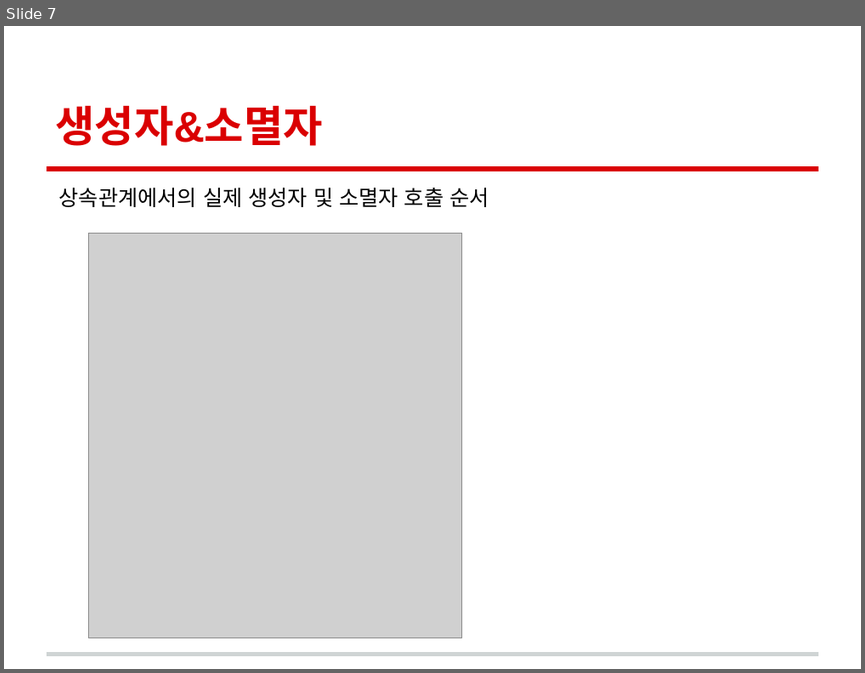
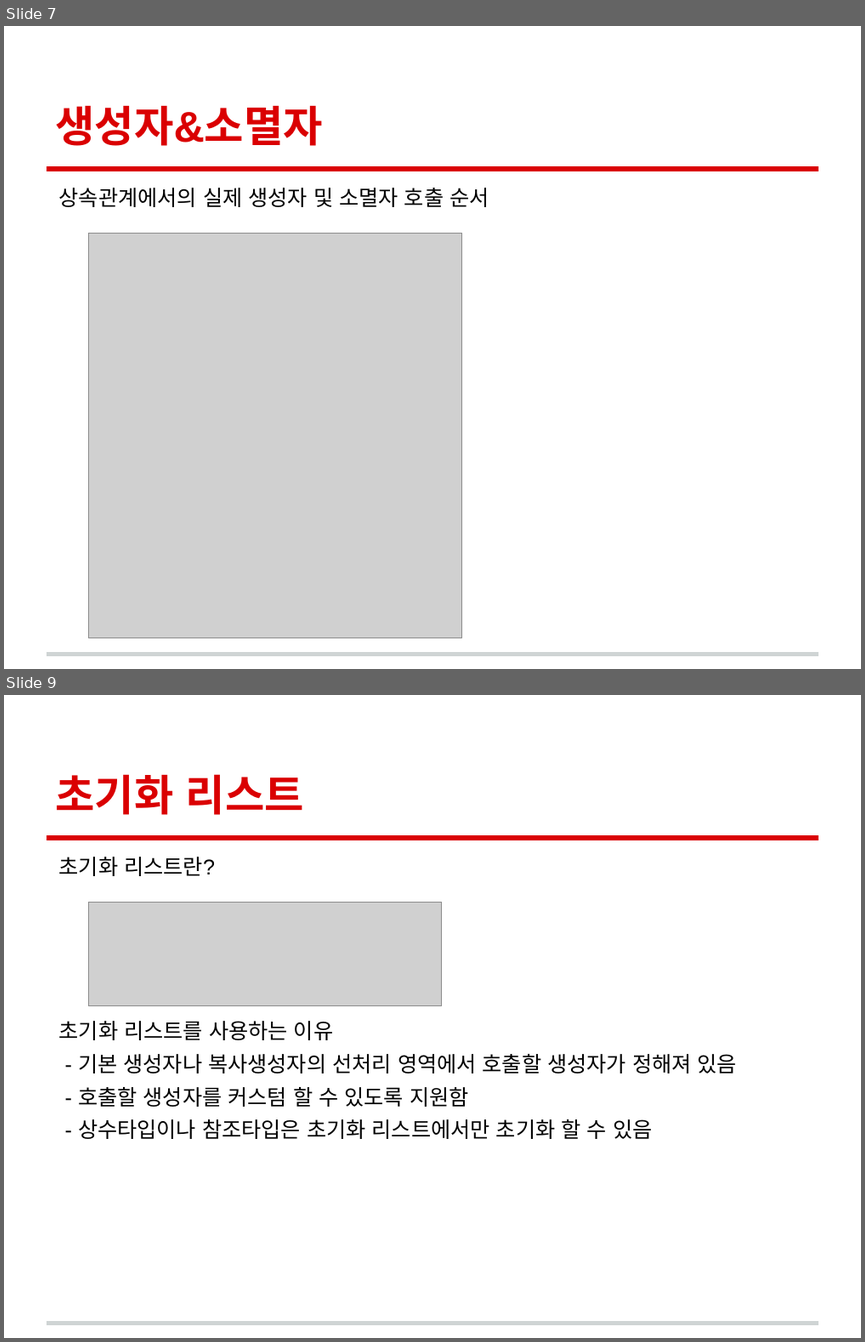
Before and after one commit to woong20123/Study, a slide deck: C++Study/06.Class/챕터6.클래스.pptx. Shown one above the other, each under a label of ours: slide 7 before the commit, slides 7 and 9 after it; the slides between them are not shown. The pictures are 865x673 and 865x1342 pixels, drawn with LibreOffice and Linux fonts; fonts in the diff are those of the drawing; grey boxes stand for pictures. Boxes give left, top, right and bottom in pixels: in the first picture for what was removed or moved away, otherwise in the second. Text is boxed around its words. In the diff, an @@ line names an element or a change of style, - is before the commit and + after.

```diff
--- a/C++Study/06.Class/챕터6.클래스.pptx
+++ b/C++Study/06.Class/챕터6.클래스.pptx
@@ slide 9 added at box(4, 695, 861, 1338), background #FFFFFF; not listed: 2 template elements that a slide beside it also shows @@
@@ title added at box(55, 774, 304, 815), 36 pt, text #DA0002, bold @@
+초기화 리스트
@@ text added at box(59, 857, 737, 1139), 18 pt, text #000000 @@
+초기화 리스트란?
+초기화 리스트를 사용하는 이유
+- 기본 생성자나 복사생성자의 선처리 영역에서 호출할 생성자가 정해져 있음
+- 호출할 생성자를 커스텀 할 수 있도록 지원함
+- 상수타입이나 참조타입은 초기화 리스트에서만 초기화 할 수 있음
@@ picture added at box(88, 902, 441, 1006) @@
```
Also in this commit, not shown: 2 slides changed, 9 other slides added, 2 other files.
